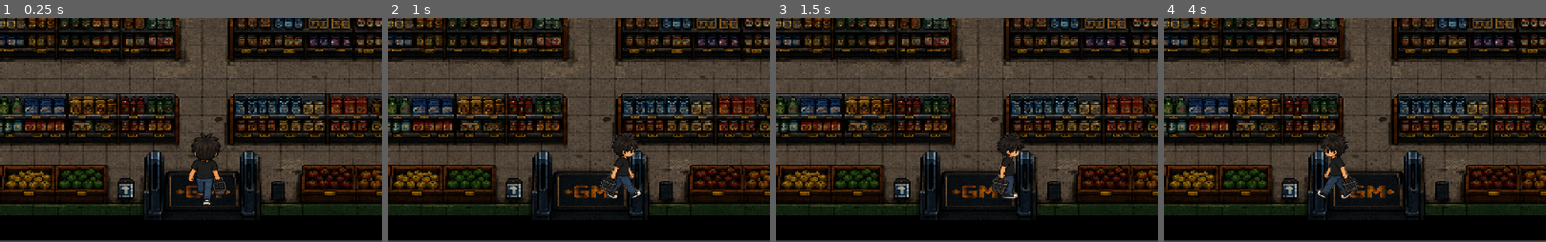
Above: before the commit, frames 1-4 (left to right).
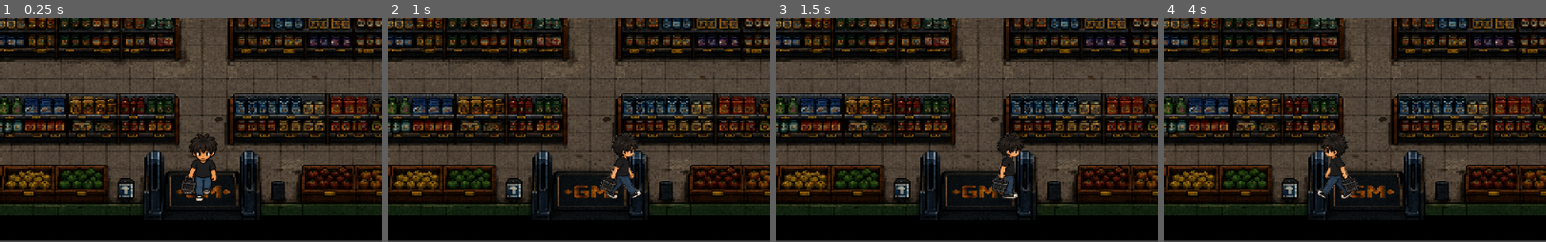
Above: after the commit, the same moments.

Repository: Aldair-Canul/Facultad-de-Ingenieria---Fora-de-Lugar
Game: Godot game, scene res://Scenes/Escena_mercado/mercado.tscn
Same seed, same stepped clock (60 frames per second), same inputs: the game is played once before the commit and once after it. This scene is started directly instead of the project's main scene.
Inputs (mouse positions are % of the whole screen's width and height, from its top left):
- Up to frame 1 (0.25 s): no input
- Up to frame 2 (1 s): tap Enter at 0.5 s; move the mouse to (72, 44) at 0.52 s; hold Right (ui_right) from 0.53 s (still down); click (72, 44) at 0.67 s
- Up to frame 3 (1.5 s): release Right (ui_right) at 1.25 s; drag from (30, 54) to (45, 69) at 1.27 s
- Up to frame 4 (4 s): tap Space at 2 s; move the mouse to (60, 27) at 2.02 s; hold Right (ui_right) 2.03-2.75 s; drag from (45, 69) to (20, 34) at 2.77 s; tap Enter at 3.5 s; move the mouse to (80, 64) at 3.52 s; hold Left (ui_left) from 3.53 s (still down)
The pictures show only the part of the screen within x 24-74%, y 50-100%; the shares and areas given below are measured in that part.

The runs differ from the first frame. In frame 1, 1.2% of the frame differs, in the area x 47-60%, y 51-84%; in frame 2, nothing differs; in frame 3, nothing differs; in frame 4, less than 0.1%.

Commit message:
musica en el mercado agregada

Diff:
--- a/Proyecto-Infomatrix/Godot-Engine/Scenes/Escena_mercado/mercado.tscn
+++ b/Proyecto-Infomatrix/Godot-Engine/Scenes/Escena_mercado/mercado.tscn
@@ -4,6 +4,7 @@
 [ext_resource type="Script" uid="uid://dsvqwa77j7itc" path="res://Scenes/Escena_mercado/meserosuper.gd" id="2_4hj0r"]
 [ext_resource type="Texture2D" uid="uid://bbqhyju54gwf7" path="res://Scenes/escena super/caminando cestita a y ab.png" id="3_5xm6w"]
 [ext_resource type="Texture2D" uid="uid://ckqptuglj6ea" path="res://Scenes/escena super/caminando cestita left.png" id="4_16kdo"]
+[ext_resource type="AudioStream" uid="uid://dcjb1m2i3bsqs" path="res://sounds/Musica Mercado.mp3" id="5_5xm6w"]
 
 [sub_resource type="SegmentShape2D" id="SegmentShape2D_r3aqs"]
 a = Vector2(94, 150)
@@ -43,7 +44,7 @@
 size = Vector2(149, 104)
 
 [sub_resource type="RectangleShape2D" id="RectangleShape2D_2syqt"]
-size = Vector2(168.25, 95.5)
+size = Vector2(168.25, 99.75)
 
 [sub_resource type="SegmentShape2D" id="SegmentShape2D_deveg"]
 a = Vector2(10, 597)
@@ -96,7 +97,7 @@
 
 [sub_resource type="CapsuleShape2D" id="CapsuleShape2D_vvdo1"]
 radius = 12.211853
-height = 128.51605
+height = 69.99243
 
 [sub_resource type="CapsuleShape2D" id="CapsuleShape2D_bfjkj"]
 radius = 12.702576
@@ -285,7 +286,7 @@
 shape = SubResource("RectangleShape2D_515oy")
 
 [node name="Carnes" type="CollisionShape2D" parent="CanvasLayer/StaticBody2D" unique_id=2047044157]
-position = Vector2(913.875, 99)
+position = Vector2(916, 100)
 shape = SubResource("RectangleShape2D_2syqt")
 
 [node name="CollisionShape2D9" type="CollisionShape2D" parent="CanvasLayer/StaticBody2D" unique_id=152313239]
@@ -340,7 +341,7 @@
 shape = SubResource("RectangleShape2D_q4f38")
 
 [node name="CollisionShape2D23" type="CollisionShape2D" parent="CanvasLayer/StaticBody2D" unique_id=754357758]
-position = Vector2(447.7587, 545.23975)
+position = Vector2(448, 517)
 rotation = -3.138034
 shape = SubResource("CapsuleShape2D_vvdo1")
 
@@ -360,9 +361,14 @@
 rotation = 0.011212353
 scale = Vector2(0.23887308, 0.21580866)
 sprite_frames = SubResource("SpriteFrames_x0u4e")
-animation = &"arriba"
+animation = &"abajo"
 
 [node name="CollisionShape2D" type="CollisionShape2D" parent="CanvasLayer/MeseroCompras/Meserosuper" unique_id=1317394853]
 position = Vector2(19, -11)
 rotation = -0.045843
 shape = SubResource("RectangleShape2D_xk6p8")
+
+[node name="AudioStreamPlayer2D" type="AudioStreamPlayer2D" parent="." unique_id=526751947]
+position = Vector2(7, 86)
+stream = ExtResource("5_5xm6w")
+autoplay = true
Not shown, added: Proyecto-Infomatrix/Godot-Engine/sounds/Musica Mercado.mp3
